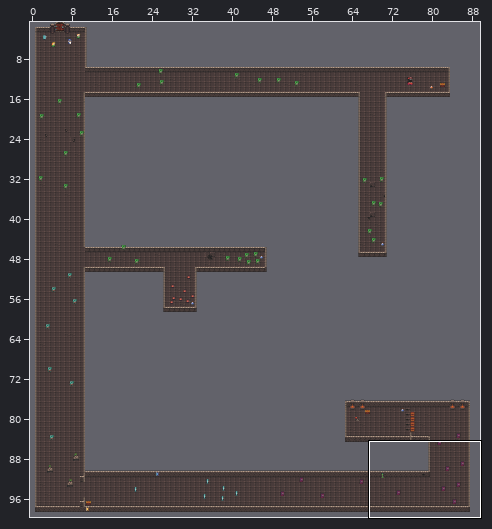
Two versions of a level (Tiled map, resources/dungeon-03.tmx). Above: a wide view before the commit, with the close-up outlined.
Close-up. Before the edit:
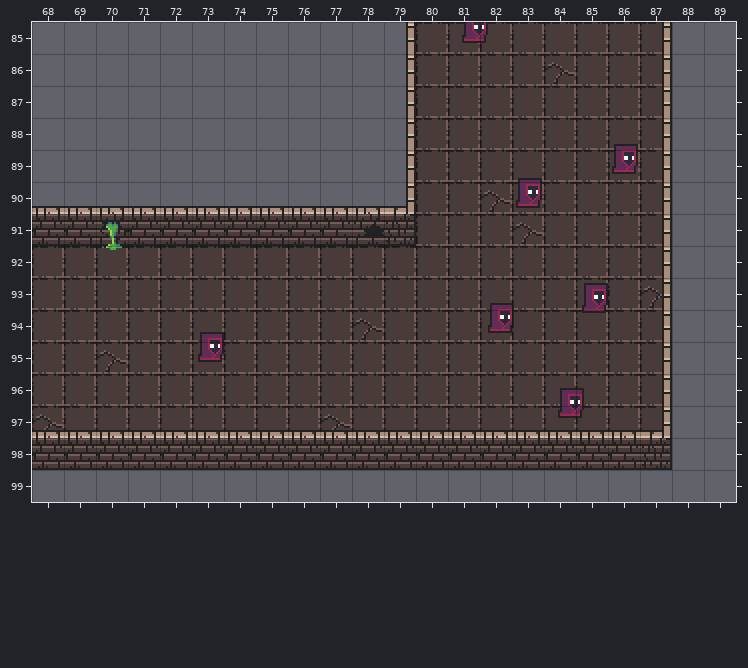
Cells are 16x16 px. Shown: x 68..89, y 85..99. The commit also changed other parts of the map, which this record leaves out.
The result:
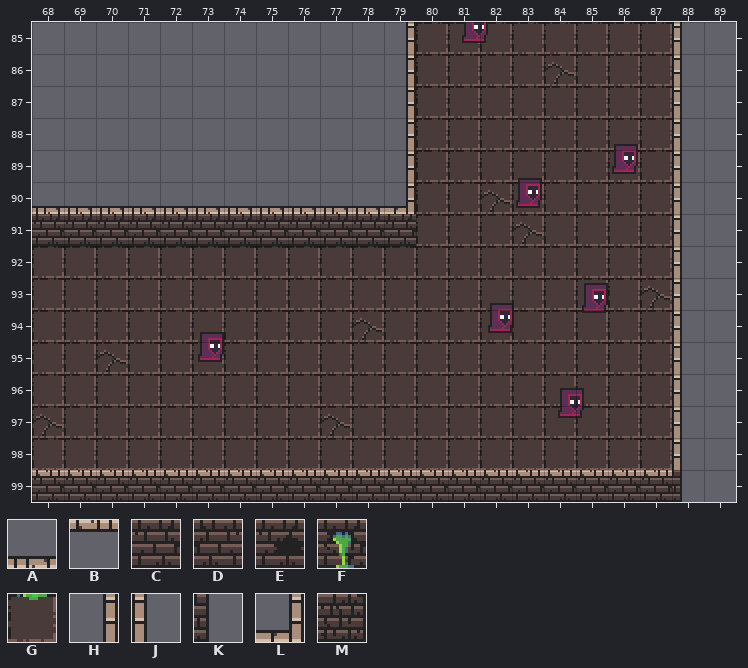
Key: from "dungeon": A 2 flipped left-right, B 2 flipped up-down, C 34, D 34 flipped left-right, E 99, F 164, G 196, H 256, J 257, K 289, L 291, M 323.
_ is an empty cell.
Difference:
Layer "Ground":
y 91: x 68..79 ____________ -> CCCCCCCCCCCC
y 99: x 68..88 _____________________ -> CCCCCCCCCCCCCCCCCCCCK
Layer "Walls":
y 85..90: x 87..88 H_ -> _J
y 91: x 68..79 DDFDDDDDDDEM -> ____________; x 87..88 H_ -> _J
y 92: x 70 G -> _; x 87..88 H_ -> _J
y 93..96: x 87..88 H_ -> _J
y 97: x 68..88 AAAAAAAAAAAAAAAAAAAL_ -> ____________________J
y 98: x 68..88 DDDDDDDDDDDDDDDDDDDM_ -> ____________________J
y 99: x 68..87 ____________________ -> BBBBBBBBBBBBBBBBBBBB
